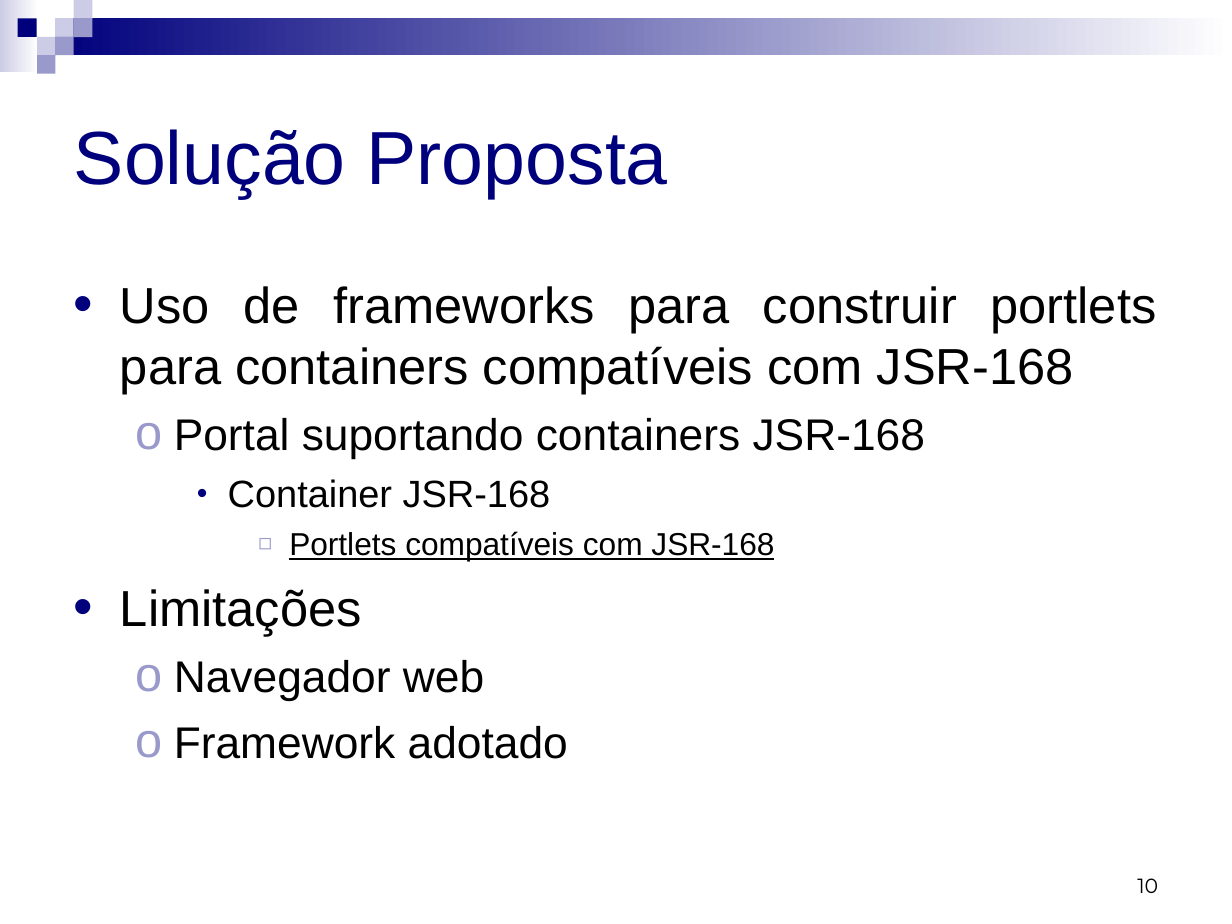
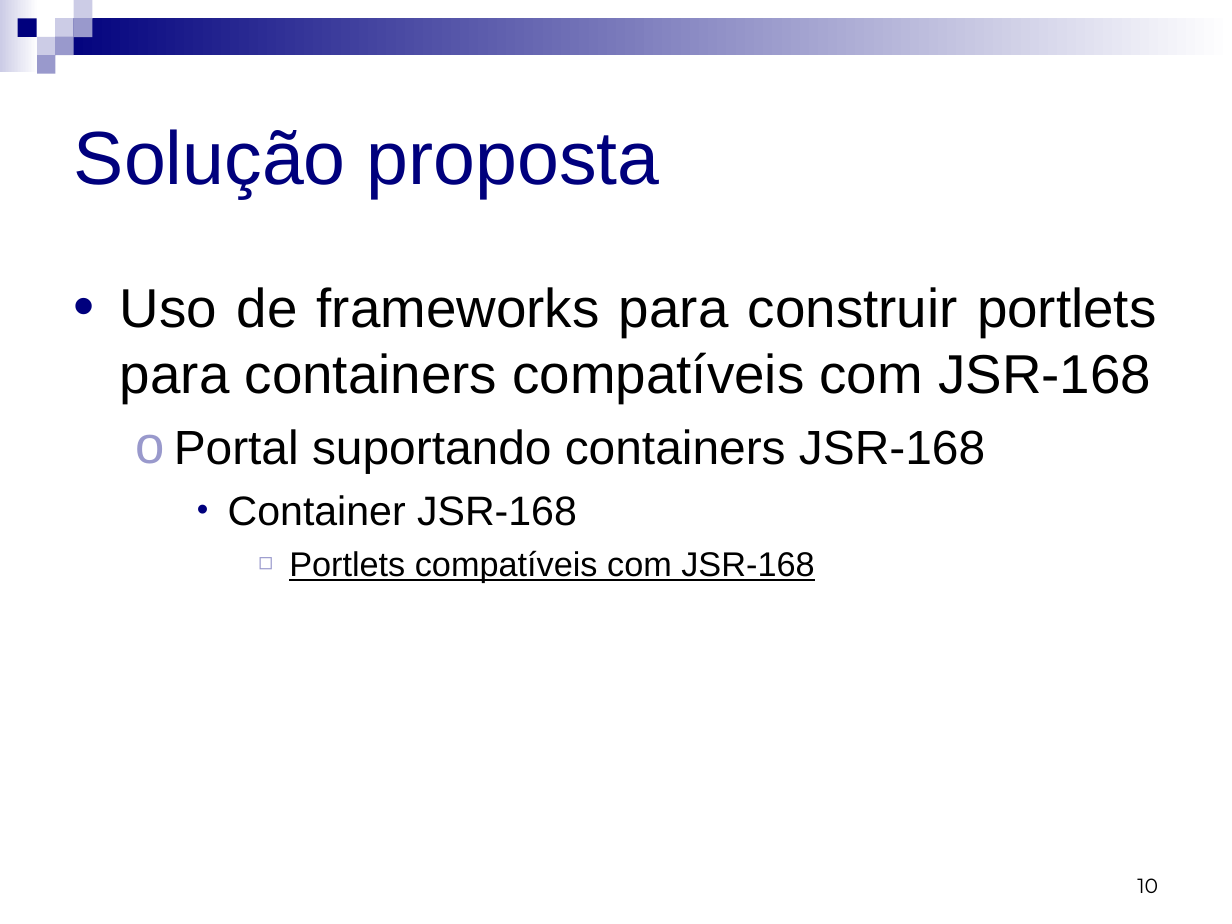
Before and after one commit to micheldavid/tcc-michel, a slide deck: slide 10 of Apresentação/Michel David da Costa - Apresentação.ppt. Drawn at 1232x924 pixels with LibreOffice and Linux fonts; fonts in the diff are those of the drawing. Boxes give left, top, right and bottom in pixels: in the first picture for what was removed or moved away, otherwise in the second. Text is boxed around its words. In the diff, an @@ line names an element or a change of style, - is before the commit and + after.

```diff
--- a/Apresentação/Michel David da Costa - Apresentação.ppt
+++ b/Apresentação/Michel David da Costa - Apresentação.ppt
@@ title at (74, 129, 660, 198): text changed @@
-Solução Proposta
+Solução proposta
@@ text "Uso de frameworks para construir ..." at (120, 287, 1156, 582): size 29.6 to 32 pt in "Uso de frameworks para construir portlets para ..."; size 25.9 to 28 pt in "Portal suportando containers JSR-168"; size 22.2 to 24 pt in "Container JSR-168"; size 18.5 to 20 pt in "Portlets compatíveis com JSR-168" @@
@@ text at (120, 589, 568, 759): paragraphs removed @@
-• Limitações
-  ο Navegador web
-  ο Framework adotado
```
Also in this commit, not shown: 11 other slides changed, 5 slides added, 1 slide removed.
